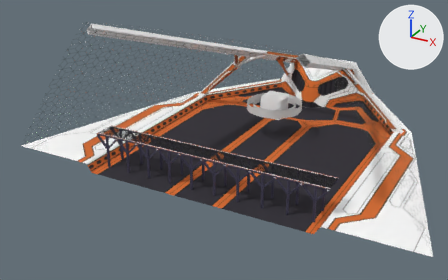
An edit to the glTF model src/resources/3d/space station.glb, drawn before and after from the same camera.
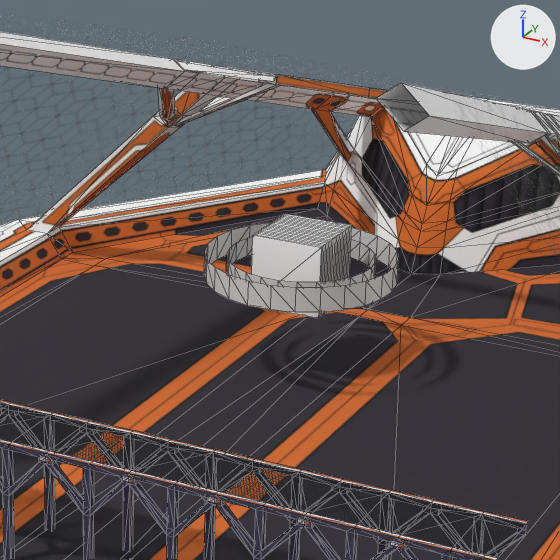
There are two pictures of each version: one whole from a camera (50 mm lens) standing at (45.1, -76.8, 41.4) and looking at (-5.5, 15.1, -4.6), one close up on the part from 42% to 78% of the width and 11% to 67% of the height. The lights are fixed; the arrows at upper right show +X, +Y and +Z. The close-ups show mesh edges as thin lines. Where no turn or scale is listed for an object, it has been applied to the vertices. Vertices at the same position are counted once.

The first close-up shows 'corridor', 'reactor', 'ring_1', 'ring_2', 'station'.
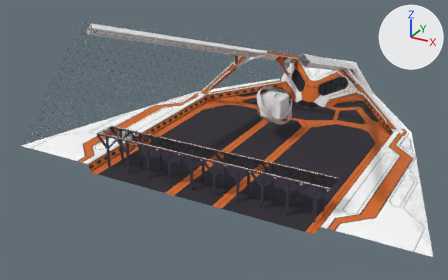
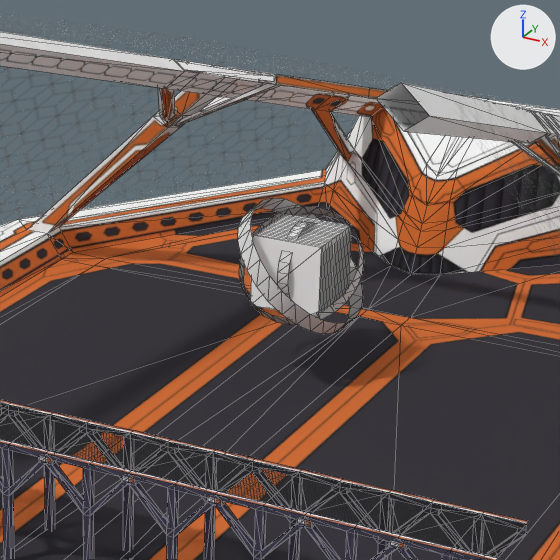
Where the newer file only moved an object's origin or applied its transform, the numbers keep the older frame.

Where the change shows, as pixel boxes [x1, y1, x2, y2] in the close-ups (560 x 560 px):
'ring_2', mesh turned
    before: [204, 222, 398, 312]
    after: [239, 206, 364, 325]
'ring_3', added
    after: [238, 198, 363, 334]
'ring_1', mesh turned
    before: [226, 237, 376, 288]
    after: [277, 221, 315, 297]

The change, as a list of edits to the scene's bpy script:
```text
Change me_ring_1:
    where me_ring_1.from_pydata(...)  # 50 vertices, 50 faces; spans x -3.99..3.99, y -3.97..4.0, z -0.52..0.52
    used by ob_ring_1; location = (0.0, 25.0, 0.0)
    me_ring_1 part 2: the whole mesh is turned -90 degrees about the y axis through the mesh origin and scaled by 0.588
Change me_ring_2:
    where me_ring_2.from_pydata(...)  # 50 vertices, 50 faces; spans x -5.19..5.19, y -5.16..5.2, z -0.68..0.68
    used by ob_ring_2; location = (0.0, 25.0, 0.0)
    me_ring_2 part 1: the whole mesh is turned 45 degrees about the x axis through the mesh origin and scaled by 0.646
Add me_ring_3:
    me_ring_3.from_pydata(...)  # 50 vertices, 50 faces; spans x -3.22..3.22, y -4.0..4.03, z -3.22..3.22
Add ob_ring_3:
    ob_ring_3 = bpy.data.objects.new('ring_3', me_ring_3)
    ob_ring_3.location = (0.0, 25.0, 0.0)
```
